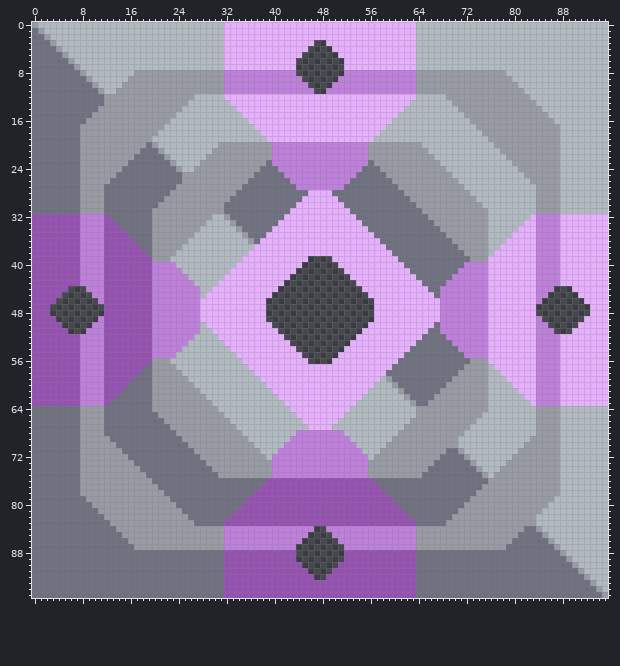
Sprite sheet -- sprites/blocks/thaumium-generator.png. That is the earlier state.
The file is 96x96 pixels.
The same view after the edit:
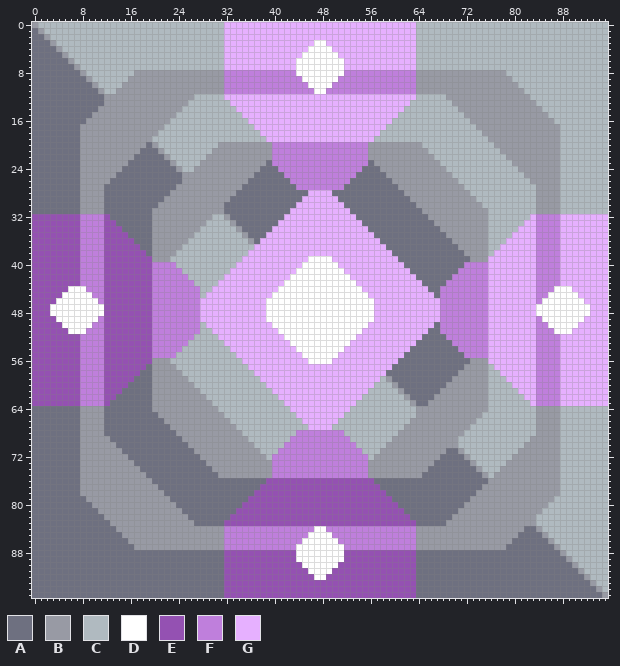
Palette (. is transparent): A #6e7080  B #989aa4  C #b0bac0  D #ffffff  E #9451b2  F #bf7fdc  G #e6b0ff
Difference:
Changed rows in their new state; - is an unchanged pixel.
first column x 44:
 3 ---DD---
 4 --DDDD--
 5 -DDDDDD-
 6 DDDDDDDD
 7 DDDDDDDD
 8 DDDDDDDD
 9 -DDDDDD-
10 --DDDD--
11 ---DD---
first column x 3:
39 -------------------------------------------DDDD-------------------------------------------
40 ------------------------------------------DDDDDD------------------------------------------
41 -----------------------------------------DDDDDDDD-----------------------------------------
42 ----------------------------------------DDDDDDDDDD----------------------------------------
43 ---------------------------------------DDDDDDDDDDDD---------------------------------------
44 ---DDD--------------------------------DDDDDDDDDDDDDD--------------------------------DDD---
45 --DDDDD------------------------------DDDDDDDDDDDDDDDD------------------------------DDDDD--
46 -DDDDDDD----------------------------DDDDDDDDDDDDDDDDDD----------------------------DDDDDDD-
47 DDDDDDDDD---------------------------DDDDDDDDDDDDDDDDDD---------------------------DDDDDDDDD
48 DDDDDDDDD---------------------------DDDDDDDDDDDDDDDDDD---------------------------DDDDDDDDD
49 -DDDDDDD----------------------------DDDDDDDDDDDDDDDDDD----------------------------DDDDDDD-
50 --DDDDD------------------------------DDDDDDDDDDDDDDDD------------------------------DDDDD--
51 ---DDD--------------------------------DDDDDDDDDDDDDD--------------------------------DDD---
52 ---------------------------------------DDDDDDDDDDDD---------------------------------------
53 ----------------------------------------DDDDDDDDDD----------------------------------------
54 -----------------------------------------DDDDDDDD-----------------------------------------
55 ------------------------------------------DDDDDD------------------------------------------
56 -------------------------------------------DDDD-------------------------------------------
first column x 44:
84 ---DD---
85 --DDDD--
86 -DDDDDD-
87 DDDDDDDD
88 DDDDDDDD
89 DDDDDDDD
90 -DDDDDD-
91 --DDDD--
92 ---DD---
Boxes around the changes in both pictures, in picture pixels (x1, y1, x2, y2):
added: (296, 40, 344, 94)
added: (266, 256, 374, 364)
added: (50, 286, 104, 334)
added: (536, 286, 590, 334)
added: (296, 526, 344, 580)
